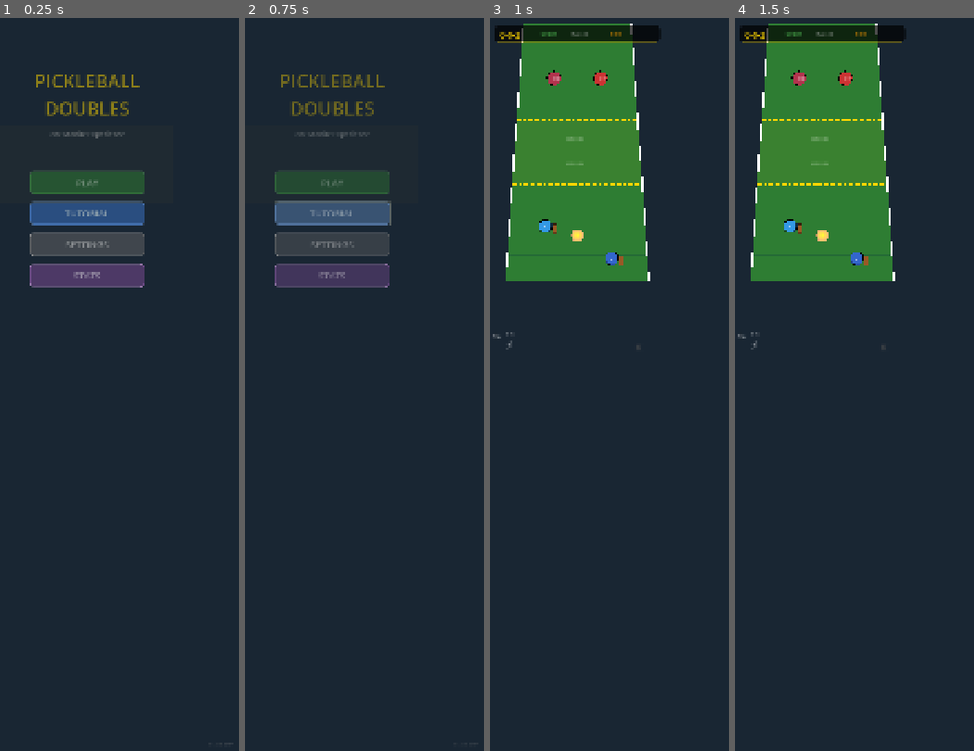
Above: before the commit, frames 1-4 (left to right).
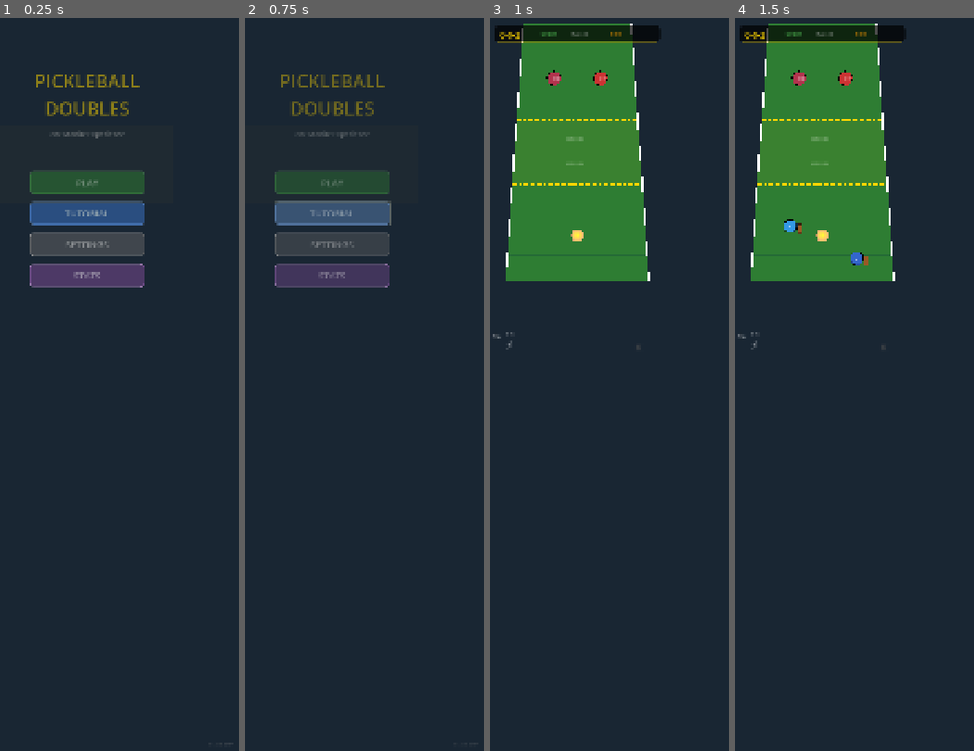
Above: after the commit, the same moments.

Repository: PranavMall/pickle-mvp-mobile
Game: Godot game, scene res://scenes/menu/MainMenu.tscn
Two runs of this game, one before a commit and one after it. Both use one fixed random seed, a clock stepped at 60 frames per second and the inputs below.
Inputs (mouse positions are in pixels of both pictures, inside the frame that each line leads up to):
- Up to frame 1 (0.25 s): no input
- Up to frame 2 (0.75 s): click "TUTORIAL" at 0.5 s
- Up to frame 3 (1 s): no input
- Up to frame 4 (1.5 s): tap Enter at 1.25 s; move the mouse to (outside the picture) at 1.27 s; click (outside the picture) at 1.42 s

Frames 1-2 are identical in both runs. In frame 3, 0.2% of the frame differs, in the area x 20-56%, y 27-34%; in frame 4, nothing differs.

Commit message:
Fix initialization order and SwipeDetector creation
Key fixes:
- Added 'await' before create_systems() to ensure proper sequential init
- Added 'await' before create_swipe_detector() for same reason
- Added debug prints to trace SwipeDetector creation
- Wait a frame after set_script() before connecting signals
- The issue was await inside create_systems() caused execution to continue
  in _ready() before systems were fully initialized

Review findings:
- KitchenSystem.gd: Pressure IS reset to 0 after mastery (correct)
- UISetup.gd: Does NOT duplicate Kitchen/Mastery buttons (correct)
- Signal connections in Main.gd all match expected signatures

Diff:
--- a/scenes/main/Main.gd
+++ b/scenes/main/Main.gd
@@ -204,10 +204,10 @@
 	print("=== PICKLEBALL DOUBLES MVP ===")
 	print("Screen: %dx%d, Court scale: %.2f" % [int(screen_width), int(screen_height), court_scale])
 
-	# Initialize all systems
+	# Initialize all systems - await to ensure completion
 	await get_tree().process_frame
-	create_systems()
-	create_swipe_detector()
+	await create_systems()
+	await create_swipe_detector()
 	create_player_team()
 
 	# Start game
@@ -409,6 +409,8 @@
 # =================== SWIPE INPUT ===================
 func create_swipe_detector() -> void:
 	"""Create the swipe input detector"""
+	print("Creating SwipeDetector...")
+
 	var swipe_detector = Node2D.new()
 	swipe_detector.name = "SwipeDetector"
 	swipe_detector.z_index = 150
@@ -416,9 +418,21 @@
 
 	var swipe_script = load("res://SwipeDetector.gd")
 	if swipe_script:
+		print("SwipeDetector script loaded successfully")
 		swipe_detector.set_script(swipe_script)
-		swipe_detector.swipe_completed.connect(_on_swipe_completed)
-		swipe_detector.swipe_started.connect(_on_swipe_started)
+
+		# Wait a frame for _ready() to complete
+		await get_tree().process_frame
+
+		# Now connect signals
+		if swipe_detector.has_signal("swipe_completed"):
+			swipe_detector.swipe_completed.connect(_on_swipe_completed)
+			swipe_detector.swipe_started.connect(_on_swipe_started)
+			print("SwipeDetector signals connected!")
+		else:
+			push_error("SwipeDetector missing signals!")
+	else:
+		push_error("Failed to load SwipeDetector.gd!")
 
 func _on_swipe_started() -> void:
 	"""Handle swipe start"""
